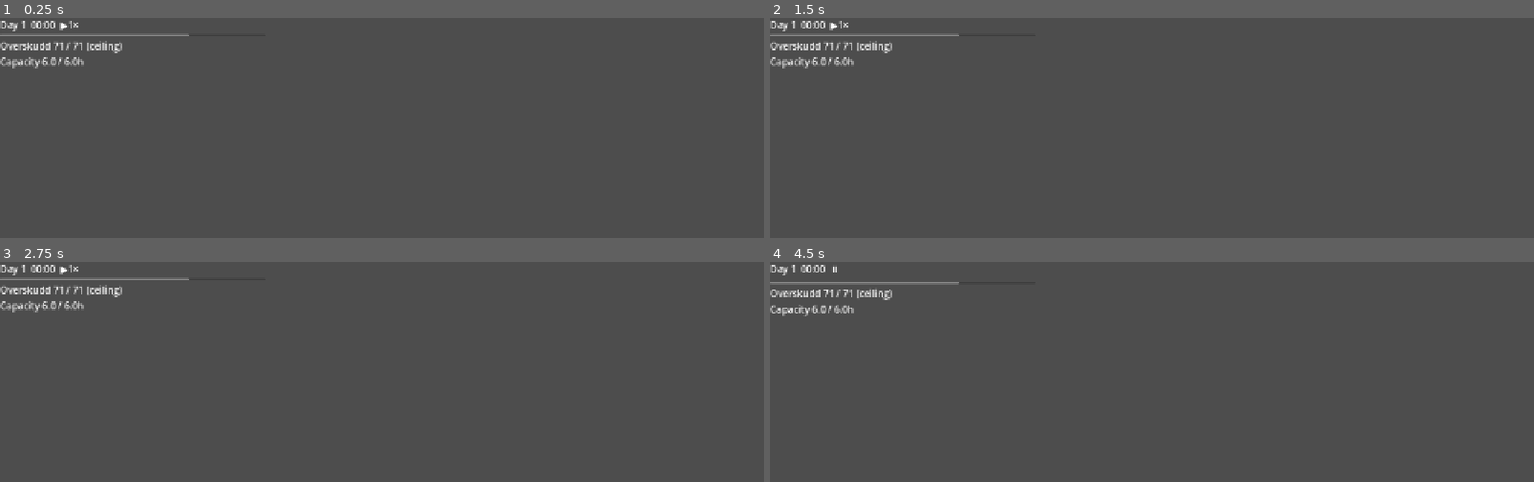
Above: before the commit, frames 1-4 (two rows, left to right).
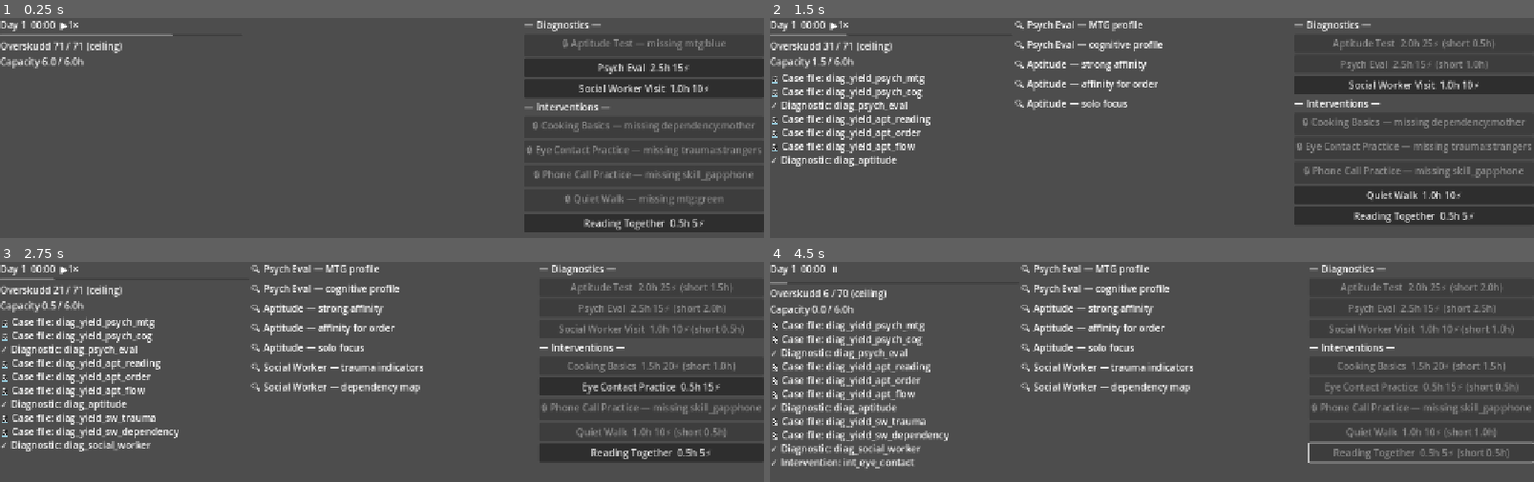
Above: after the commit, the same moments.

Repository: TerjeBallestad/lifelines-tycoon
Game: Godot game, scene res://features/ui/main_ui.tscn
Same seed, same stepped clock (60 frames per second), same inputs: the game is played once before the commit and once after it. The project has no main scene, so this scene is started directly.
Inputs (mouse positions are in pixels of both pictures, inside the frame that each line leads up to):
- Up to frame 1 (0.25 s): no input
- Up to frame 2 (1.5 s): click (1411, 68) at 0.5 s, where only the run after the commit has a clickable "Psych Eval 2.5h 15⚡"; click (1411, 42) at 1.25 s, where only the run after the commit has a clickable "Aptitude Test 2.0h 25⚡"
- Up to frame 3 (2.75 s): click (641, 328) at 2 s, where only the run after the commit has a clickable "Social Worker Visit 1.0h 10⚡"
- Up to frame 4 (4.5 s): click (1419, 387) at 2.75 s, where only the run after the commit has a clickable "Eye Contact Practice 0.5h 15⚡"; tap Enter at 3.5 s; move the mouse to (1320, 455) at 3.52 s; hold 1 (speed_1) 3.53-4.25 s; click (1320, 455) at 3.67 s; tap Space (pause) at 4.25 s; drag from (outside the picture) to (outside the picture) at 4.27 s

The runs differ from the first frame. In frame 1, 8.5% of the frame differs, in the area x 22-100%, y 0-98%; in frame 2, 14%, in the area x 0-100%, y 0-94%; in frame 3, 13%; in frame 4, 11%.

Commit message:
feat(ui): ActionList — locked/short/refused/clickable button states

Diff:
--- a/features/ui/action_list.gd
+++ b/features/ui/action_list.gd
@@ -1 +1,64 @@
 class_name ActionList extends VBoxContainer
+
+func _ready() -> void:
+	EventBus.case_file_updated.connect(func(_id: StringName) -> void: _rebuild())
+	EventBus.caseworker_capacity_changed.connect(func(_c: float, _m: float) -> void: _rebuild())
+	EventBus.overskudd_changed.connect(func(_id: StringName, _v: float) -> void: _rebuild())
+	EventBus.day_started.connect(func(_d: int) -> void: _rebuild())
+	_rebuild()
+
+func _rebuild() -> void:
+	for child: Node in get_children():
+		child.queue_free()
+	if World.case_file == null or World.economy == null or World.client == null:
+		return
+	add_child(_section_label("Diagnostics"))
+	for d: Diagnostic in Catalog.diagnostics.values():
+		add_child(_build_diag_button(d))
+	add_child(_section_label("Interventions"))
+	for i: Intervention in Catalog.interventions.values():
+		add_child(_build_int_button(i))
+
+func _section_label(text: String) -> Label:
+	var l := Label.new()
+	l.text = "— %s —" % text
+	return l
+
+func _build_diag_button(d: Diagnostic) -> Button:
+	var b := Button.new()
+	if not World.case_file.has_all_tags(d.gate_tags):
+		b.text = "🔒 %s — missing %s" % [d.label, _first_missing_tag(d.gate_tags)]
+		b.disabled = true
+	elif not World.economy.can_spend(d.caseworker_cost):
+		b.text = "%s  %.1fh %d⚡ (short %.1fh)" % [d.label, d.caseworker_cost, int(d.overskudd_cost), d.caseworker_cost - World.economy.capacity_current]
+		b.disabled = true
+	elif World.client.overskudd < d.overskudd_cost:
+		b.text = "%s  %.1fh %d⚡ (Elling refuses)" % [d.label, d.caseworker_cost, int(d.overskudd_cost)]
+		b.disabled = true
+	else:
+		b.text = "%s  %.1fh %d⚡" % [d.label, d.caseworker_cost, int(d.overskudd_cost)]
+		b.pressed.connect(func() -> void: World.try_run_diagnostic(d.id))
+	b.tooltip_text = d.description
+	return b
+
+func _build_int_button(i: Intervention) -> Button:
+	var b := Button.new()
+	if not World.case_file.has_all_tags(i.gate_tags):
+		b.text = "🔒 %s — missing %s" % [i.label, _first_missing_tag(i.gate_tags)]
+		b.disabled = true
+	elif not World.economy.can_spend(i.caseworker_cost):
+		b.text = "%s  %.1fh %d⚡ (short %.1fh)" % [i.label, i.caseworker_cost, int(i.overskudd_cost), i.caseworker_cost - World.economy.capacity_current]
+		b.disabled = true
+	elif World.client.overskudd < i.overskudd_cost:
+		b.text = "%s  %.1fh %d⚡ (Elling refuses)" % [i.label, i.caseworker_cost, int(i.overskudd_cost)]
+		b.disabled = true
+	else:
+		b.text = "%s  %.1fh %d⚡" % [i.label, i.caseworker_cost, int(i.overskudd_cost)]
+		b.pressed.connect(func() -> void: World.try_assign_intervention(i.id))
+	b.tooltip_text = i.description
+	return b
+
+func _first_missing_tag(required: Array[StringName]) -> StringName:
+	for t: StringName in required:
+		if not World.case_file.tags.has(t): return t
+	return &""
